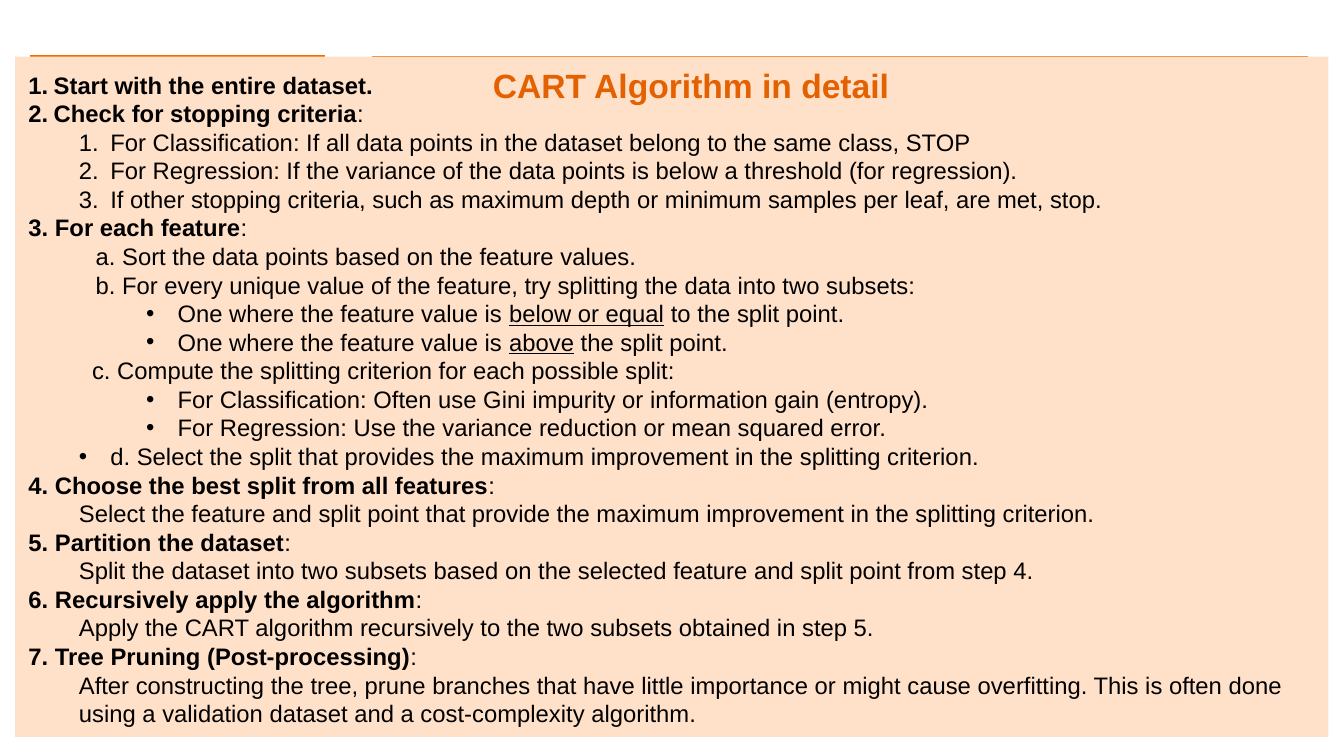
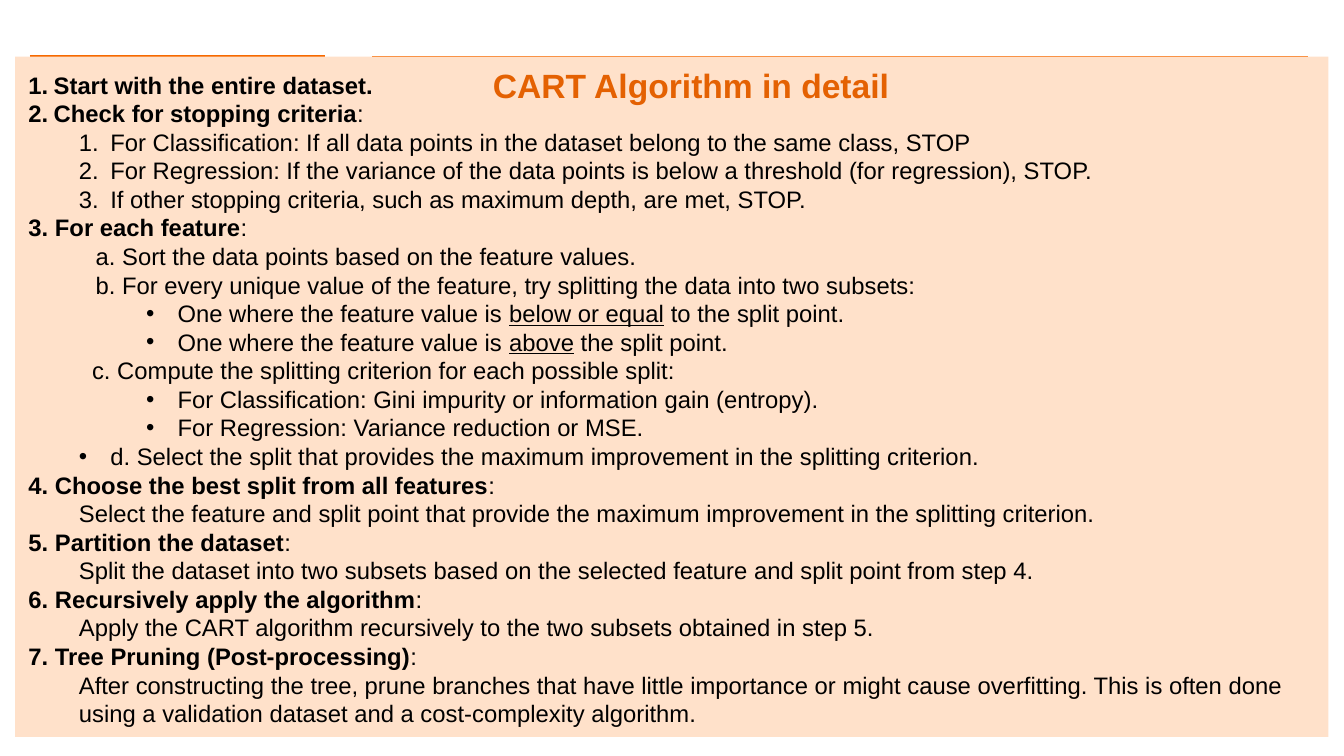
Before and after one commit to aiforsec/RIT-DSCI-633-FDS, a slide deck: slide 29 of Syllabus/Lecture06/Lec06.pptx. Drawn at 1344x756 pixels with LibreOffice and Linux fonts; fonts in the diff are those of the drawing; background and template pictures are left out. Boxes give left, top, right and bottom in pixels: in the first picture for what was removed or moved away, otherwise in the second. Text is boxed around its words. In the diff, an @@ line names an element or a change of style, - is before the commit and + after.

```diff
--- a/Syllabus/Lecture06/Lec06.pptx
+++ b/Syllabus/Lecture06/Lec06.pptx
@@ text in rectangle at [110,161,1092,213]: text changed @@
-  2. For Regression: If the variance of the data points is below a threshold (for regression).
-  3. If other stopping criteria, such as maximum depth or minimum samples per leaf, are met, stop.
+  2. For Regression: If the variance of the data points is below a threshold (for regression), STOP.
+  3. If other stopping criteria, such as maximum depth, are met, STOP.
@@ text in rectangle at [178,390,818,441]: text changed @@
-    • For Classification: Often use Gini impurity or information gain (entropy).
-    • For Regression: Use the variance reduction or mean squared error.
+    • For Classification: Gini impurity or information gain (entropy).
+    • For Regression: Variance reduction or MSE.
```
Also in this commit, not shown: 10 other slides changed, 2 slides added, 1 other file.
